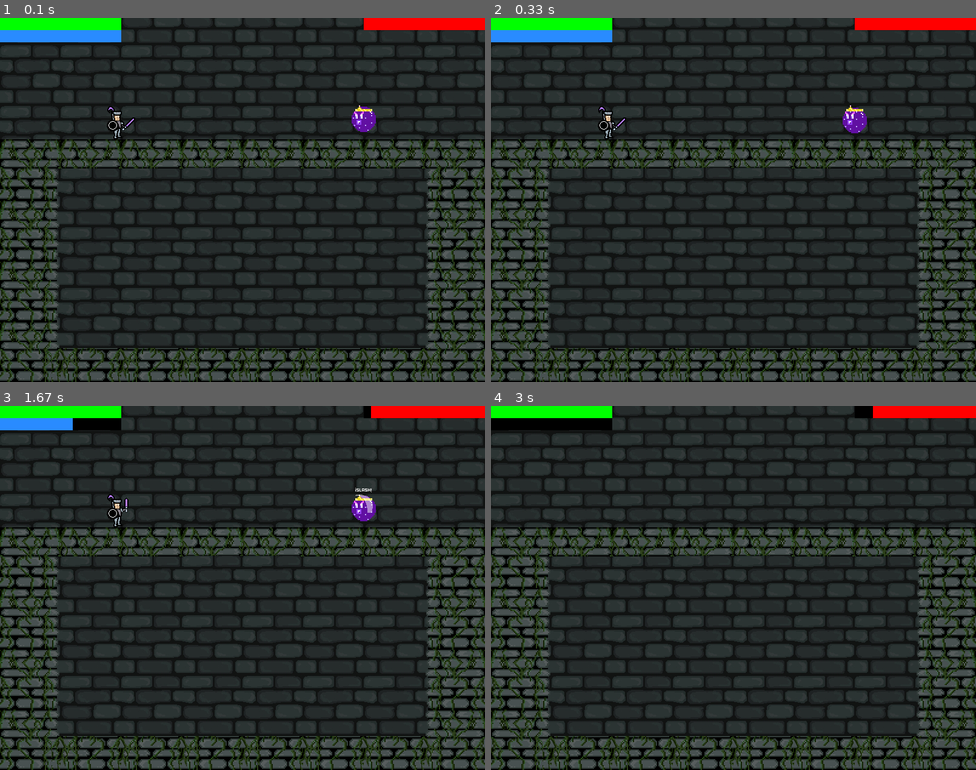
Above: before the commit, frames 1-4 (two rows, left to right).
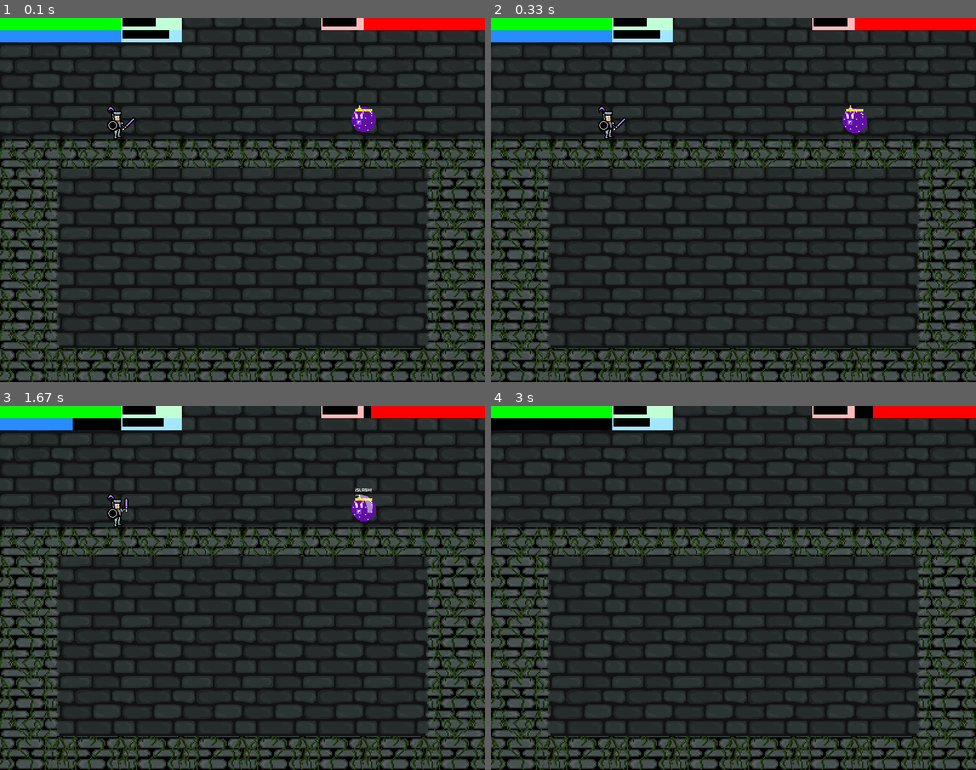
Above: after the commit, the same moments.

Repository: Gabo-TheCreator/MACC_ProyectoProgramacion2020-1
Game: pygame game, started from REQUIEM OF THE FALLEN/main.py
Same seed, same stepped clock (60 frames per second), same inputs: the game is played once before the commit and once after it.
Inputs:
- Up to frame 1 (0.1 s): no input
- Up to frame 2 (0.33 s): no input
- Up to frame 3 (1.67 s): type "ann" at 0.33 s; tap Enter at 0.67, 1.02 s; type "a" at 0.88 s; hold A from 1.43 s (still down)
- Up to frame 4 (3 s): release A at 1.97 s; hold S 2-2.3 s

The runs differ from the first frame. In frame 1, 1.1% of the frame differs, in the area x 25-75%, y 0-7%; in frame 2, 1.1%; in frame 3, 1.1%; in frame 4, 1.1%.

Commit message:
Life Bars update
>Looks cute :)

Diff:
--- a/REQUIEM OF THE FALLEN/Constantes.py
+++ b/REQUIEM OF THE FALLEN/Constantes.py
@@ -198,3 +198,6 @@
         purple = (117,0,255)
         lightPurple = (186,127,255)
         cyan = (41,139,255)
+        lightGreen = (193, 255, 215)
+        lightBlue = (163, 231, 255)
+        lightRed = (254, 186, 186)
--- a/REQUIEM OF THE FALLEN/Utils.py
+++ b/REQUIEM OF THE FALLEN/Utils.py
@@ -58,3 +58,8 @@
 
     elif screen == Enums.Screens.inGame:
         pygame.time.wait(1000)
+
+def drawLabel(screen, text, color, background, size, coord):
+    font = pygame.font.Font(constants.generalSettings.generalFont, size)
+    showText = font.render(text, True, color, background)
+    screen.blit(showText, coord)
--- a/REQUIEM OF THE FALLEN/inGame.py
+++ b/REQUIEM OF THE FALLEN/inGame.py
@@ -50,6 +50,13 @@
                 pygame.draw.rect(self.screen, Constants.colors.cyan, (0,20, 2*(self.player.mana),20))
                 pygame.draw.rect(self.screen, Constants.colors.black, (600, 0, 200, 20))
                 pygame.draw.rect(self.screen, Constants.colors.red, (600+(200-self.enemy.vida/2.5),0, self.enemy.vida/2.5, 20))
+                pygame.draw.rect(self.screen, Constants.colors.lightGreen, (200, 0, 100, 20))
+                pygame.draw.rect(self.screen, Constants.colors.lightBlue, (200, 20, 100, 20))
+                pygame.draw.rect(self.screen, Constants.colors.lightRed, (530, 0, 70, 20))
+                drawLabel(self.screen, "HP: "+str(self.player.vida), constants.colors.black, constants.colors.trasparent, 20, (202,0))
+                drawLabel(self.screen, "Mana: " + str(self.player.mana), constants.colors.black, constants.colors.trasparent, 20, (202, 20))
+                drawLabel(self.screen, "HP: " + str(self.enemy.vida), constants.colors.black, constants.colors.trasparent, 20, (532, 0))
+
                 if index == 0:
                     idleAnimations()
 
